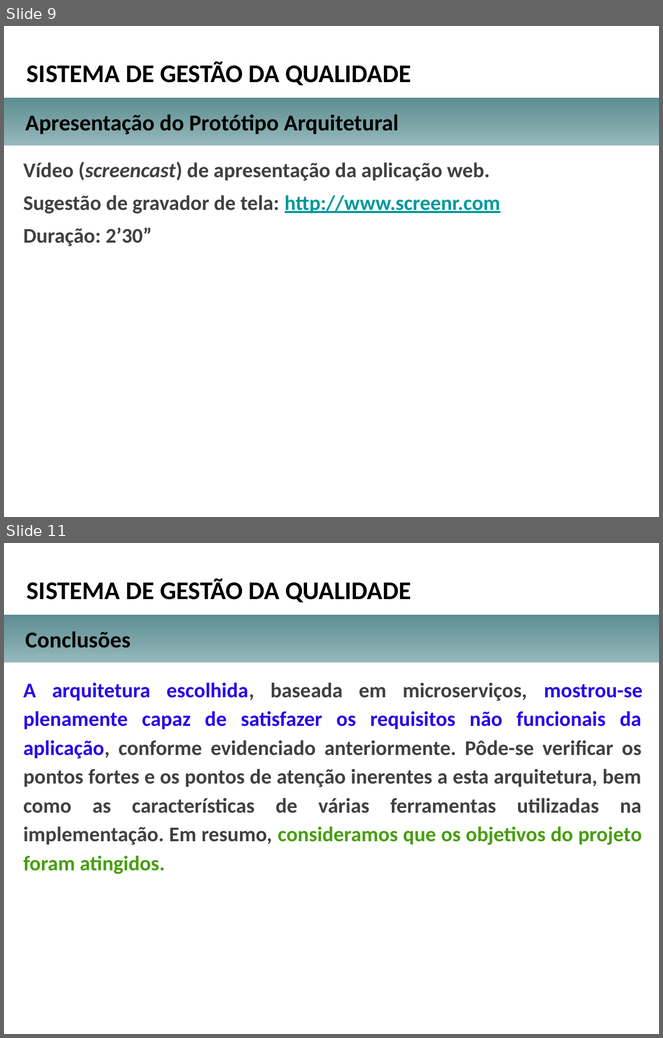
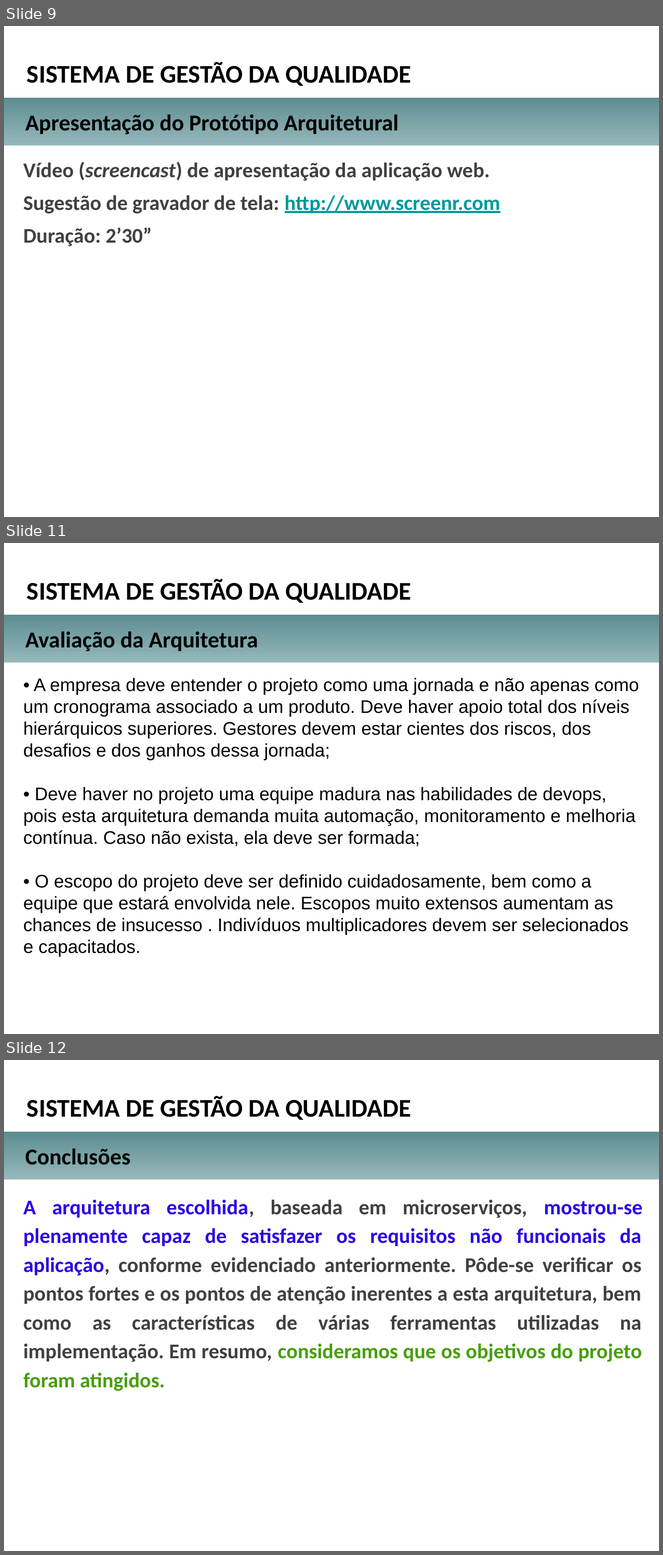
Before and after one commit to lzkill/tcc_puc-minas, a slide deck: doc/apresentacao_projeto_arquitetural.pptx. Shown one above the other, each under a label of ours: slides 9 and 11 before the commit, slides 9, 11 and 12 after it; the slides between them are not shown. The pictures are 663x1038 and 663x1555 pixels, drawn with LibreOffice and Linux fonts; fonts in the diff are those of the drawing; background and template pictures are left out. Boxes give left, top, right and bottom in pixels: in the first picture for what was removed or moved away, otherwise in the second. Text is boxed around its words. In the diff, an @@ line names an element or a change of style, - is before the commit and + after.

```diff
--- a/doc/apresentacao_projeto_arquitetural.pptx
+++ b/doc/apresentacao_projeto_arquitetural.pptx
@@ slide 11 added at box(4, 543, 659, 1034), background picture (left out) @@
@@ text added at box(27, 579, 411, 603), 28 pt, text #000000, bold @@
+SISTEMA DE GESTÃO DA QUALIDADE
@@ rectangle added at box(4, 615, 659, 663), fill gradient #95B8BB to #5D8D91 @@
@@ text added at box(25, 631, 258, 652), 25 pt, text #000000, bold @@
+Avaliação da Arquitetura
@@ text added at box(23, 678, 639, 957), 20 pt, text #000000 @@
+• A empresa deve entender o projeto como uma jornada e não apenas como um cronograma associado a um produto. Deve haver apoio total dos níveis hierárquicos superiores. Gestores devem estar cientes dos riscos, dos desafios e dos ganhos dessa jornada;
+• Deve haver no projeto uma equipe madura nas habilidades de devops, pois esta arquitetura demanda muita automação, monitoramento e melhoria contínua. Caso não exista, ela deve ser formada;
+• O escopo do projeto deve ser definido cuidadosamente, bem como a equipe que estará envolvida nele. Escopos muito extensos aumentam as chances de insucesso . Indivíduos multiplicadores devem ser selecionados e capacitados.
@@ what was slide 11 is now slide 12 @@
```
Also in this commit, not shown: 3 slides changed.
